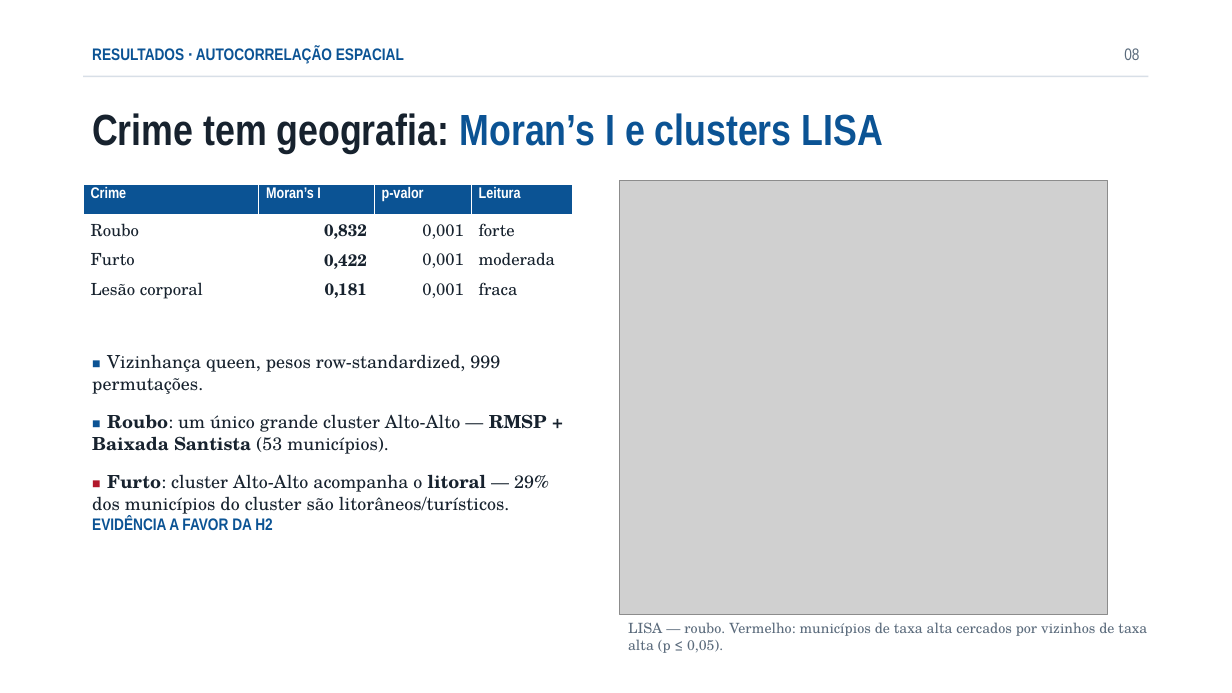
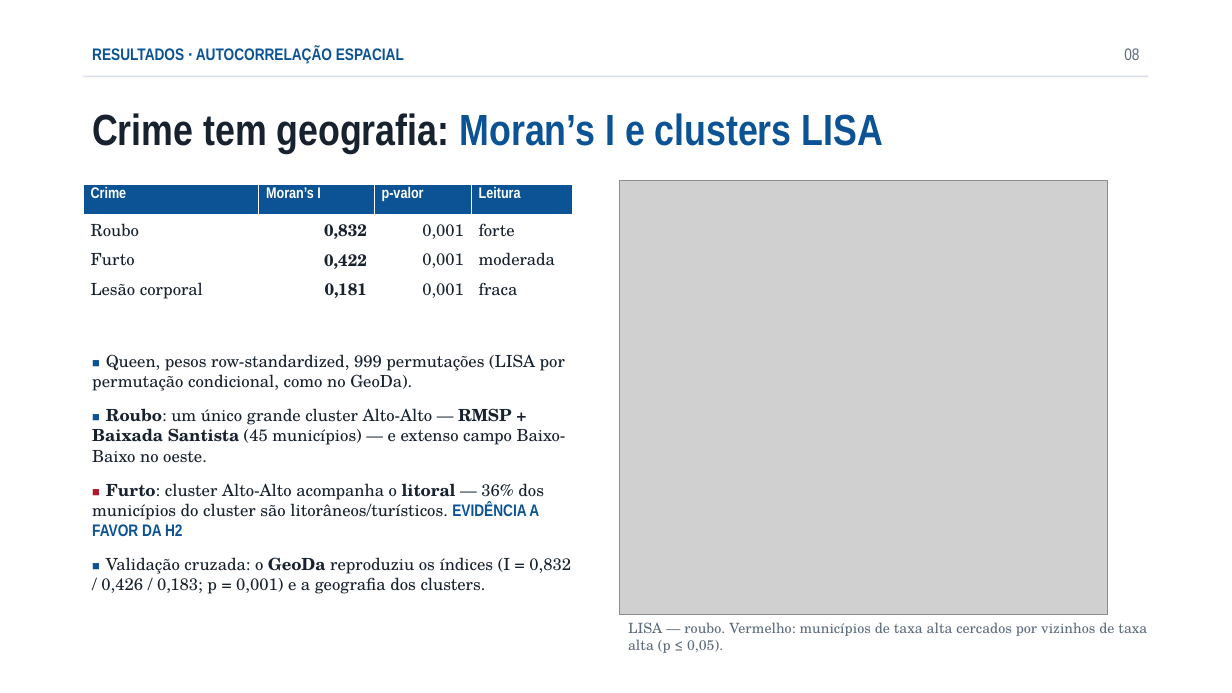
Before and after one commit to euusoujc/territory, a slide deck: slide 8 of slides/apresentacao.pptx. Drawn at 1232x693 pixels with LibreOffice and Linux fonts; fonts in the diff are those of the drawing; grey boxes stand for pictures. Boxes give left, top, right and bottom in pixels: in the first picture for what was removed or moved away, otherwise in the second. Text is boxed around its words. In the diff, an @@ line names an element or a change of style, - is before the commit and + after.

Commit message:
feat: slides atualizados (LISA por permutação, validação GeoDa) + versão PDF
- números novos: roubo 45 AA + campo Baixo-Baixo; furto 36% litorâneos no AA
- bullet de validação cruzada R x GeoDa nos resultados e conclusões
- slides/apresentacao.pdf: 10 páginas no tema claro, layout fiel ao deck

```diff
--- a/slides/apresentacao.pptx
+++ b/slides/apresentacao.pptx
@@ text at (92,354,571,594): text changed; size 14 to 13 pt @@
-■ Vizinhança queen, pesos row-standardized, 999 permutações.
-■ Roubo: um único grande cluster Alto-Alto — RMSP + Baixada Santista (53 municípios).
-■ Furto: cluster Alto-Alto acompanha o litoral — 29% dos municípios do cluster são litorâneos/turísticos. EVIDÊNCIA A FAVOR DA H2
+■ Queen, pesos row-standardized, 999 permutações (LISA por permutação condicional, como no GeoDa).
+■ Roubo: um único grande cluster Alto-Alto — RMSP + Baixada Santista (45 municípios) — e extenso campo Baixo-Baixo no oeste.
+■ Furto: cluster Alto-Alto acompanha o litoral — 36% dos municípios do cluster são litorâneos/turísticos. EVIDÊNCIA A FAVOR DA H2
+■ Validação cruzada: o GeoDa reproduziu os índices (I = 0,832 / 0,426 / 0,183; p = 0,001) e a geografia dos clusters.
```
Also in this commit, not shown: 1 other slide changed, 2 other files.
